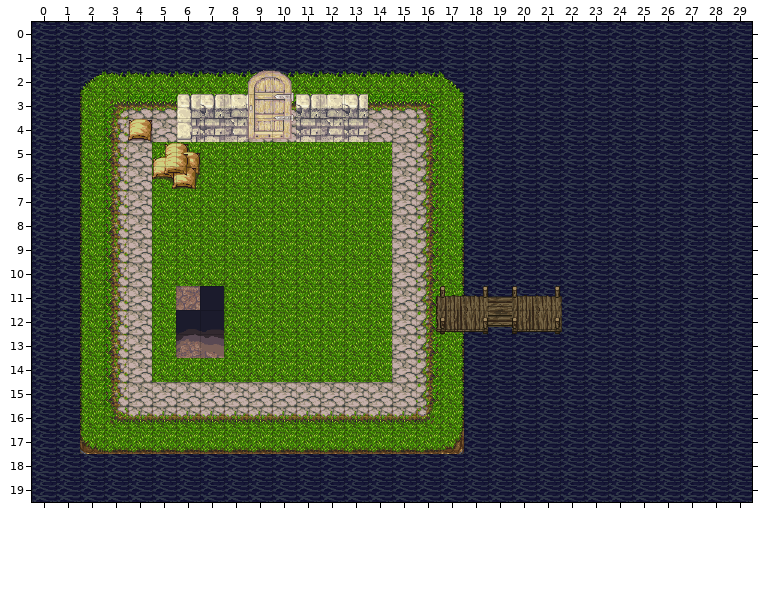
Tiled map, stored at assets/maps/island.tmx. The picture above was drawn from the file before the commit.
Cells are 32x32 px. Shown: x 0..29, y 0..19.
After the commit:
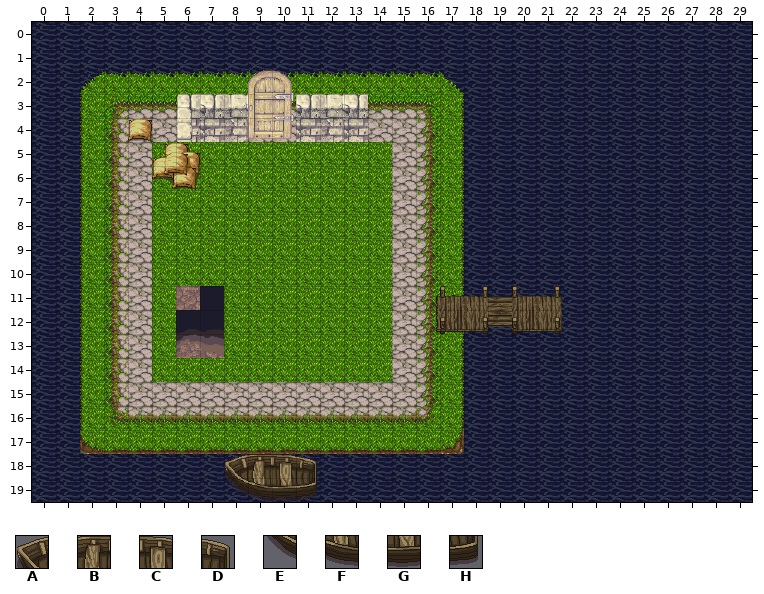
Key: from "master": A 224, B 225, C 226, D 227, E 240, F 241, G 242, H 243.
_ is an empty cell.
The edit:
Layer "bridge":
y 18: x 8..11 ____ -> ABCD
y 19: x 8..11 ____ -> EFGH
Changed places in both pictures, as pixel boxes (x1, y1, x2, y2):
added: (225, 454, 317, 501)
